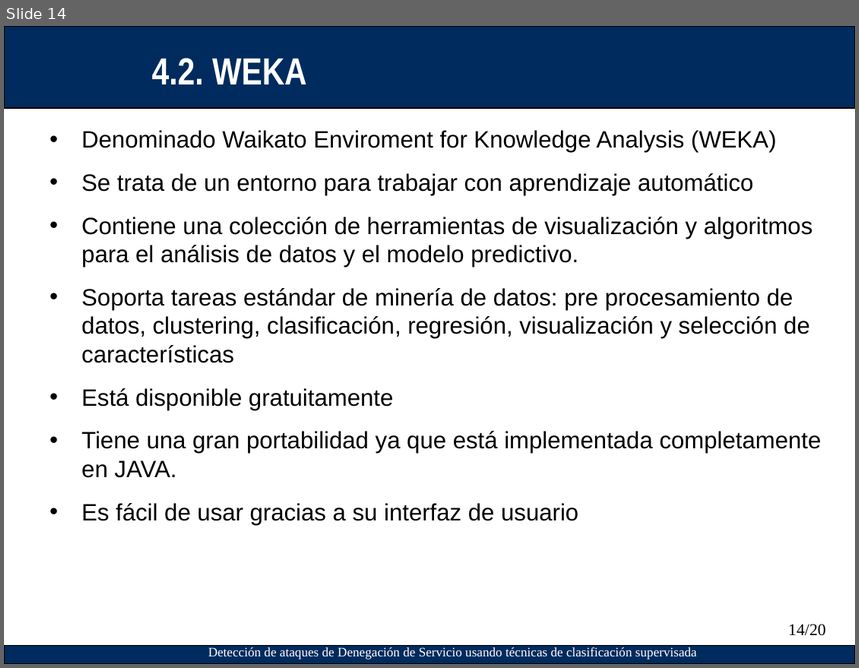
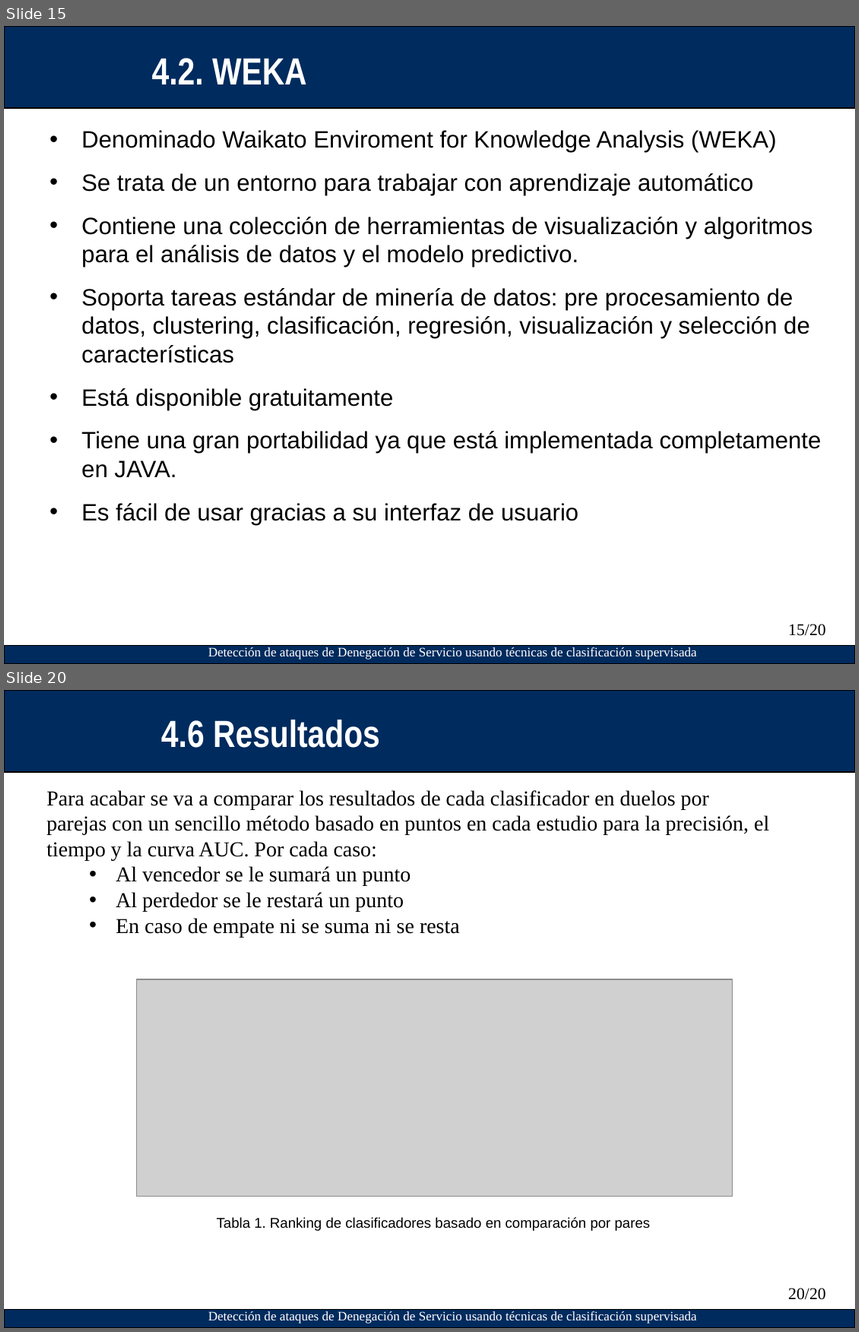
Before and after one commit to asam139/DoS_TFM, a slide deck: Presentacion/Plantilla_Presentacion_PFC-IT_ETSIT.ppt. Shown one above the other, each under a label of ours: slide 14 before the commit, slides 15 and 20 after it; the slides between them are not shown. The pictures are 859x668 and 859x1332 pixels, drawn with LibreOffice and Linux fonts; fonts in the diff are those of the drawing; grey boxes stand for pictures; background and template pictures are left out. Boxes give left, top, right and bottom in pixels: in the first picture for what was removed or moved away, otherwise in the second. Text is boxed around its words. In the diff, an @@ line names an element or a change of style, - is before the commit and + after.

```diff
--- a/Presentacion/Plantilla_Presentacion_PFC-IT_ETSIT.ppt
+++ b/Presentacion/Plantilla_Presentacion_PFC-IT_ETSIT.ppt
@@ slide 20 added at <box>4,690,855,1328</box>, background #FFFFFF; not listed: 3 template elements that a slide beside it also shows @@
@@ text added at <box>161,720,380,748</box>, 32 pt, text #FFFFFF, bold @@
+4.6 Resultados
@@ text added at <box>47,790,769,937</box>, 18 pt, text #000000 @@
+Para acabar se va a comparar los resultados de cada clasificador en duelos por
+parejas con un sencillo método basado en puntos en cada estudio para la precisión, el
+tiempo y la curva AUC. Por cada caso:
+  • Al vencedor se le sumará un punto
+  • Al perdedor se le restará un punto
+  • En caso de empate ni se suma ni se resta
@@ picture added at <box>137,980,734,1196</box> @@
@@ text added at <box>217,1217,651,1231</box>, 12 pt, text #000000 @@
+Tabla 1. Ranking de clasificadores basado en comparación por pares
@@ page number added at <box>788,1288,826,1300</box>, 14 pt, text #000000 @@
+20/20
@@ what was slide 14 is now slide 15 @@
@@ page number at <box>788,624,826,636</box>: text changed @@
-14/20
+15/20
```
Also in this commit, not shown: 1 slide changed, 8 other slides added, 2 slides removed.
